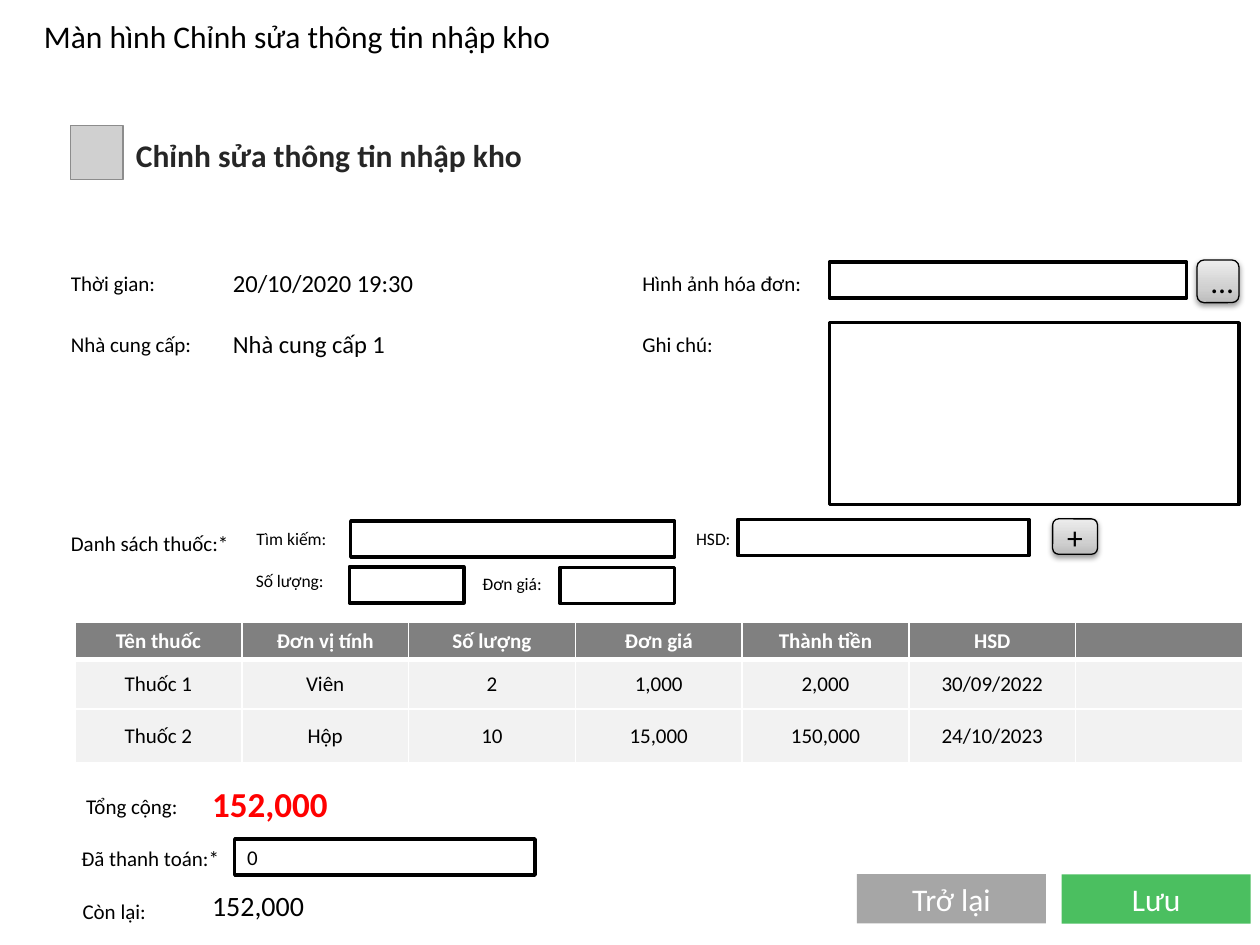
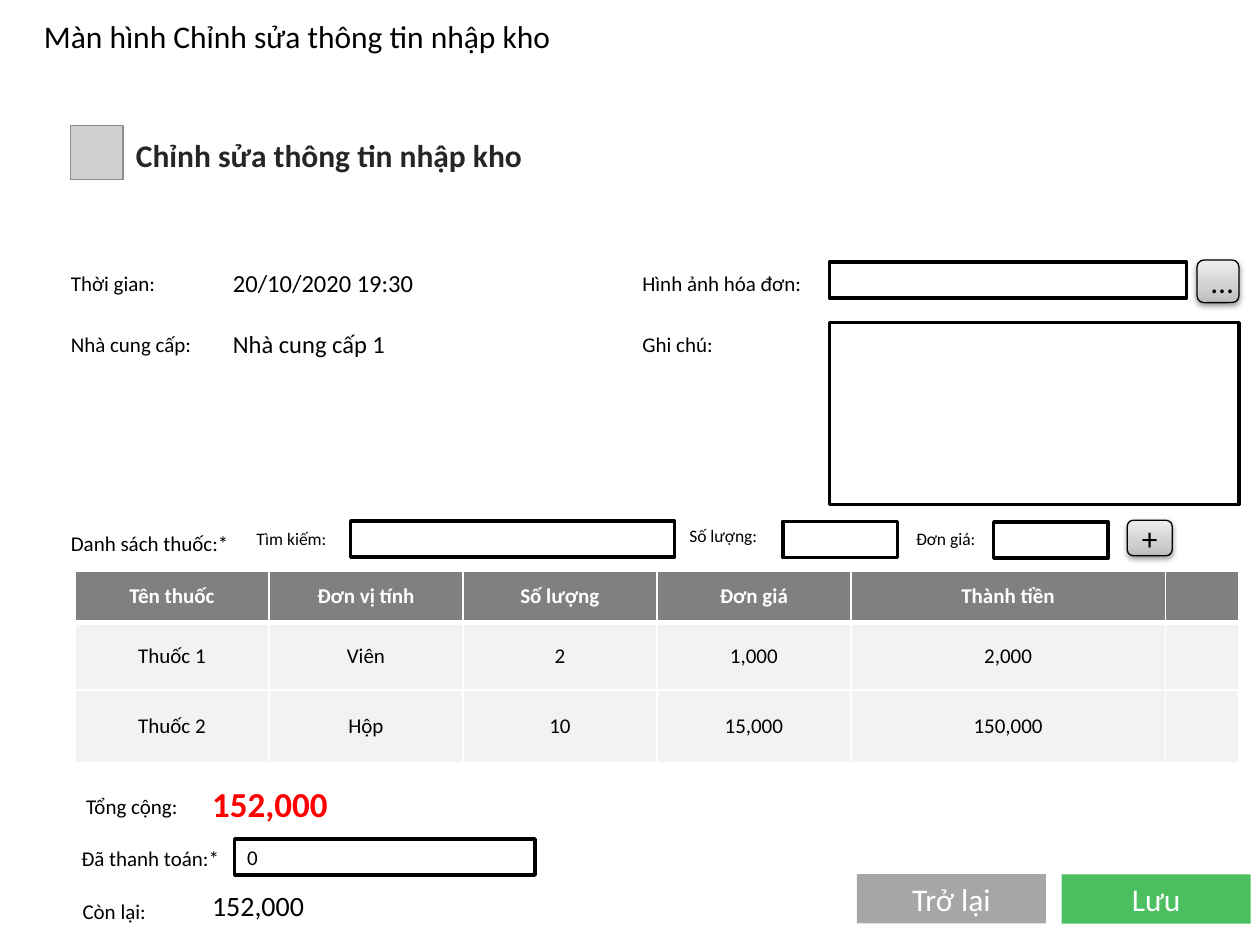
Before and after one commit to TrdHuy/Pharmacy, a slide deck: slide 17 of Pharmacy/UXUI/PagesUI.pptx. Drawn at 1260x945 pixels with LibreOffice and Linux fonts; fonts in the diff are those of the drawing; grey boxes stand for pictures; background and template pictures are left out. Boxes give left, top, right and bottom in pixels: in the first picture for what was removed or moved away, otherwise in the second. Text is boxed around its words. In the diff, an @@ line names an element or a change of style, - is before the commit and + after.

Commit message:
Implement ModifyMedicinePage, Update filter logic of MedicineManagementPage, Update UI
Works:
- Implement ModifyMedicinePage
- Update filter logic of MedicineManagementPage (using Predicate)
- Remove Exp column of Warehouse (ModifyMedicinePage, WarehouseManagement)

```diff
--- a/Pharmacy/UXUI/PagesUI.pptx
+++ b/Pharmacy/UXUI/PagesUI.pptx
@@ text "Số lượng:": place and size @@
-text "Số lượng:" at (256,574,324,590)
+text "Số lượng:" at (689,529,757,545)
@@ text removed at (696,533,730,545) @@
-HSD:
@@ rectangle: place and size @@
-rectangle at (738,519,1029,556)
+rectangle at (782,522,897,558)
@@ text "Đơn giá:": place and size @@
-text "Đơn giá:" at (482,578,542,593)
+text "Đơn giá:" at (916,533,975,548)
@@ rectangle: place and size @@
-rectangle at (349,567,464,604)
+rectangle at (994,522,1109,558)
@@ rounded rectangle "+": place and size @@
-rounded rectangle "+" at (1052,519,1097,554)
+rounded rectangle "+" at (1128,520,1173,556)
@@ rectangle removed at (561,567,675,604) @@
@@ table at (76,571,1240,762) @@
-column 6: HSD | 30/09/2022 | 24/10/2023
@@ table: place and size @@
-table at (76,622,1240,764)
+table at (76,571,1240,762)
```
Also in this commit, not shown: 2 other slides changed, 34 other files.
